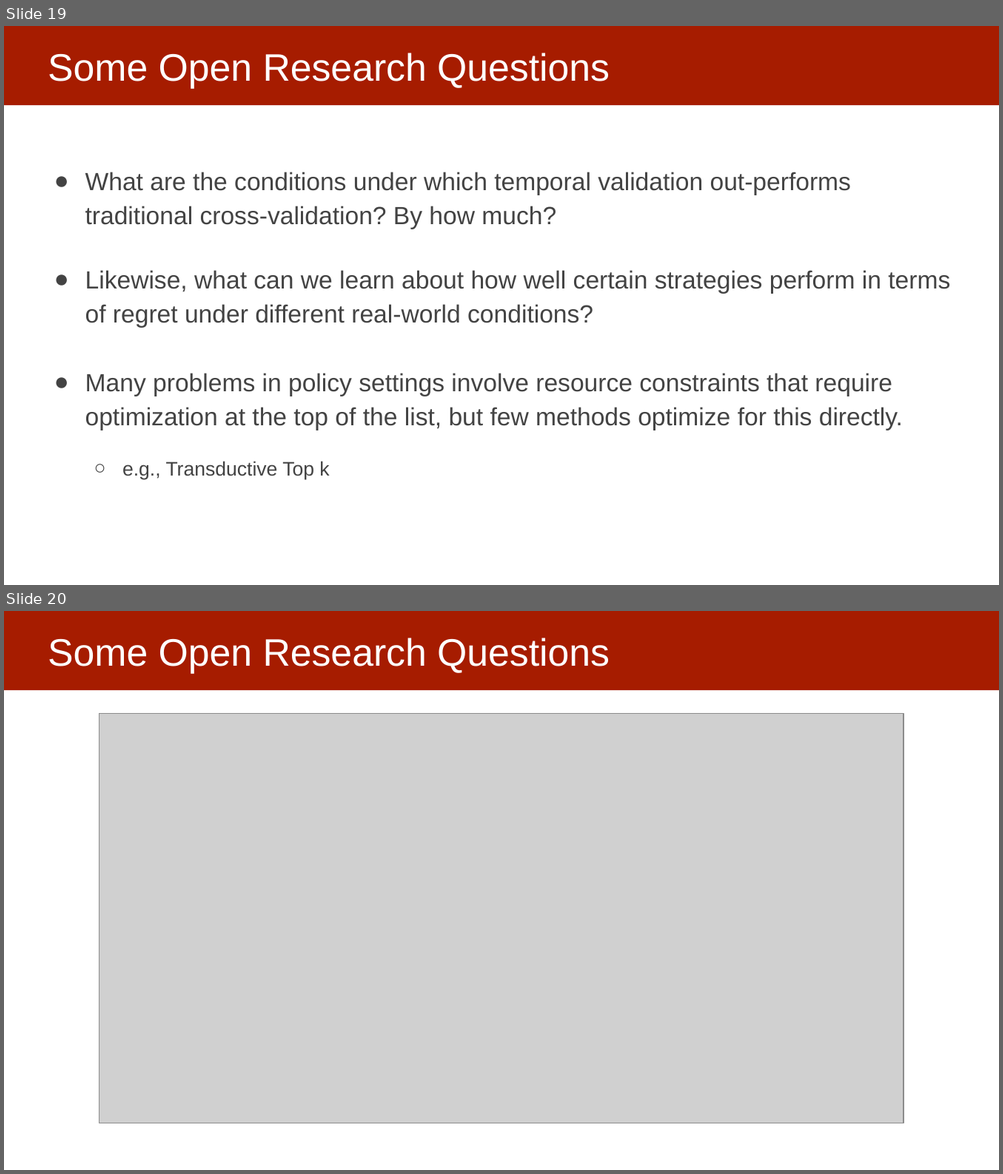
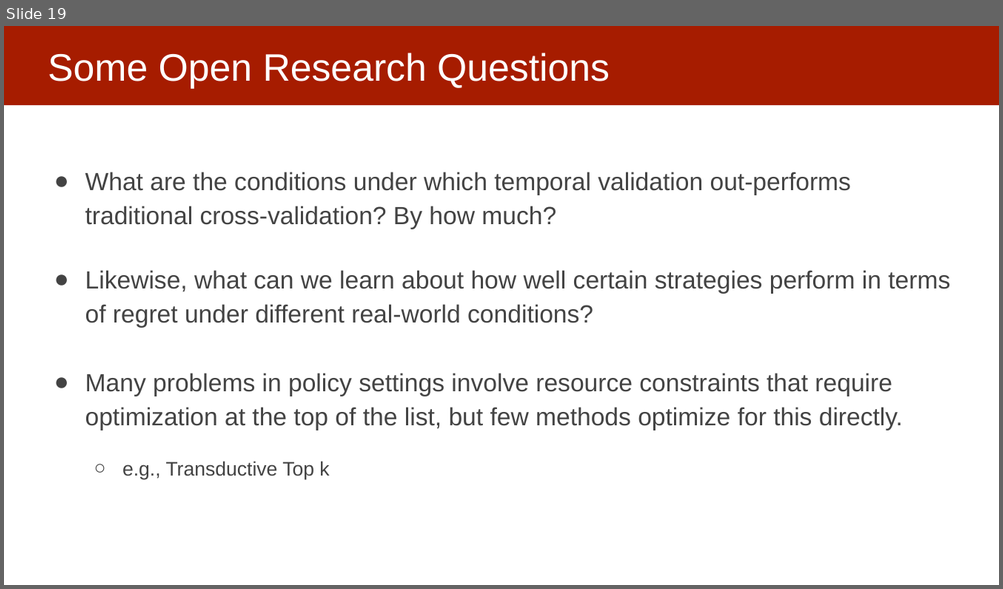
Before and after one commit to dssg/MLinPractice, a slide deck: Lectures/Lecture11-Module1Review.pptx. Shown one above the other, each under a label of ours: slides 19 and 20 before the commit, slide 19 after it. The pictures are 1003x1174 and 1003x589 pixels, drawn with LibreOffice and Linux fonts; fonts in the diff are those of the drawing; grey boxes stand for pictures. Boxes give left, top, right and bottom in pixels: in the first picture for what was removed or moved away, otherwise in the second. Text is boxed around its words. In the diff, an @@ line names an element or a change of style, - is before the commit and + after.

```diff
--- a/Lectures/Lecture11-Module1Review.pptx
+++ b/Lectures/Lecture11-Module1Review.pptx
@@ slide 20 removed at <box>4,611,999,1170</box>, background #FFFFFF; not listed: 1 template element that a slide beside it also shows @@
@@ title removed at <box>48,638,609,674</box> @@
-Some Open Research Questions
@@ picture removed at <box>99,714,904,1124</box> @@
```
Also in this commit, not shown: 3 slides changed, 3 other slides removed.
